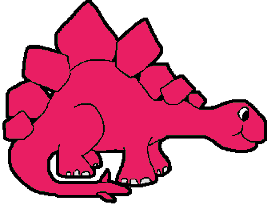
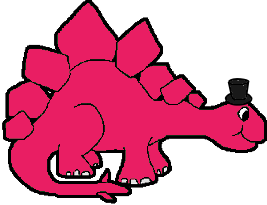
Two versions of the same layered image (267 x 205). Layer-by-layer changes:
added layer "hat" above "body" over [224, 78, 253, 106]
showed "yellow" over [2, 0, 267, 204]
